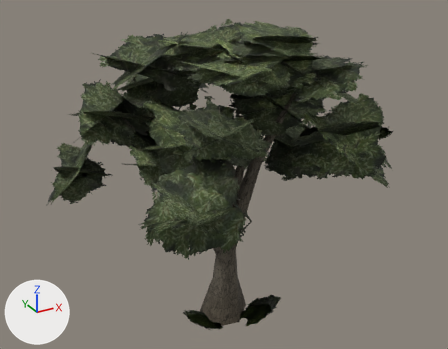
Before and after pictures for a commit that changed the glTF model assets/trees/white-willow.glb.
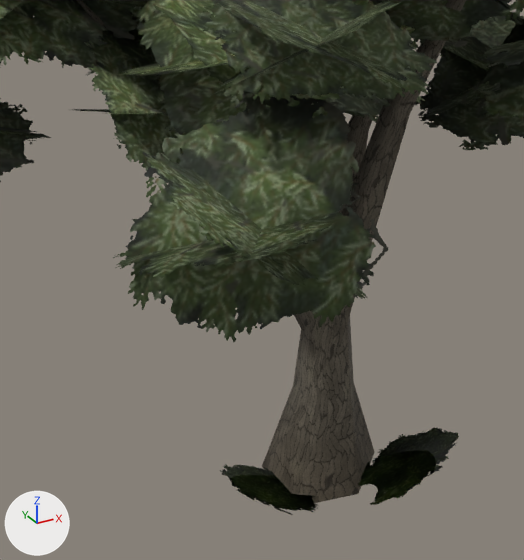
There are two pictures of each version: one whole from a 50 mm lens placed at (-5.85, -10.68, 8.86), pointed at (0.17, 0.27, 3.39), one close up on the part from 21% to 69% of the width and 34% to 100% of the height. Arrows for +X, +Y and +Z are at lower left; the lights stay in place. The older version's two pictures come first. Vertices at exactly the same position are counted once.

Script lines for the objects in view, before the commit:
```python
ob_white_willow_foliage = bpy.data.objects.new('white_willow_foliage', me_white_willow_foliage)
ob_white_willow_foliage.location = (0.0, 0.0, 0.0)
ob_white_willow_wood = bpy.data.objects.new('white_willow_wood', me_white_willow_wood)
ob_white_willow_wood.location = (0.0, 0.0, 0.0)
```
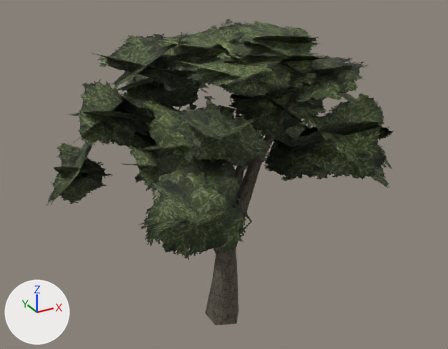
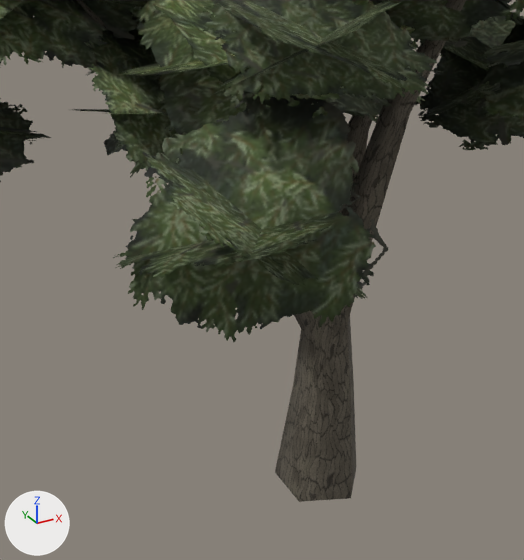
Location of each change, (x1, y1, x2, y2) in pixels of the close-ups (524 x 560 px; the box of a moved part takes in the faces that stretch with it):
'white_willow_foliage', reshaped: before (0, 0, 524, 515); after (0, 0, 524, 342)
'white_willow_wood', reshaped: before (76, 0, 466, 503); after (76, 0, 466, 502)
part 1 of me_white_willow_wood, moved or reshaped: before (262, 382, 374, 503); after (275, 382, 356, 502)
part 3 of me_white_willow_foliage, moved or reshaped: before (220, 427, 459, 515); after (104, 70, 443, 178)

What changed in the scene script:
```text
Change mat_white_willow_bark:
    remove n3 = _N.new('ShaderNodeMix'); n3.name = 'Mix.001'
    remove n3.data_type = 'RGBA'
    remove n3.blend_type = 'MULTIPLY'
    remove n3.inputs[0].default_value = 1.0  # 'Factor'
    remove n4 = _N.new('ShaderNodeVertexColor'); n4.name = 'Color Attribute'
    where n2 = _N.new('ShaderNodeMix'); n2.name = 'Mix'
    where n5 = _N.new('ShaderNodeTexImage'); n5.name = 'Image Texture'
    remove _L.new(n3.outputs[2], n2.inputs[6])  # 'Result' to 'A'
    remove _L.new(n4.outputs[0], n3.inputs[7])  # 'Color' to 'B'
    remove _L.new(n5.outputs[0], n3.inputs[6])  # 'Color' to 'A'
    add _L.new(n5.outputs[0], n2.inputs[6])  # 'Color' to 'A'
Change me_white_willow_wood:
    used by ob_white_willow_wood; location = (0.0, 0.0, 0.0)
    remove me_white_willow_wood.from_pydata(...)  # 51 vertices, 65 faces; spans x -1.99..1.69, y -1.47..2.03, z -0.04..5.87
    add me_white_willow_wood.from_pydata(...)  # 51 vertices, 65 faces; spans x -1.99..1.69, y -1.47..2.03, z -0.15..5.87
    me_white_willow_wood part 1
    me_white_willow_wood.vertices[0].co: (0.64, 0.0, -0.04) -> (0.43, 0.0, -0.15)  # pixel (374, 452) -> pixel (356, 467)
    me_white_willow_wood.vertices[1].co: (0.18, 0.56, -0.03) -> (0.13, 0.41, -0.12)
    me_white_willow_wood.vertices[2].co: (-0.45, 0.33, -0.03) -> (-0.35, 0.25, -0.09)  # pixel (261, 466) -> pixel (274, 472)
    me_white_willow_wood.vertices[3].co: (-0.53, -0.39, -0.03) -> (-0.35, -0.25, -0.11)  # pixel (288, 509) -> pixel (299, 501)
    me_white_willow_wood.vertices[4].co: (0.16, -0.5, -0.04) -> (0.13, -0.41, -0.14)  # pixel (358, 493) -> pixel (350, 498)
    me_white_willow_wood.vertices[5].co: (0.64, 0.0, -0.04) -> (0.43, 0.0, -0.15)  # pixel (374, 452) -> pixel (356, 467)
    me_white_willow_wood part 2: vertex colours changed
Change me_white_willow_foliage:
    used by ob_white_willow_foliage; location = (0.0, 0.0, 0.0)
    remove me_white_willow_foliage.from_pydata(...)  # 264 vertices, 132 faces; spans x -3.79..3.85, y -3.49..4.09, z 0.01..6.76
    add me_white_willow_foliage.from_pydata(...)  # 264 vertices, 132 faces; spans x -3.79..3.85, y -3.49..4.09, z 2.67..6.76
    me_white_willow_foliage part 3
    me_white_willow_foliage.vertices[108].co: (-0.47, 0.43, 0.01) -> (-1.61, 1.17, 3.59)
    me_white_willow_foliage.vertices[109].co: (-0.11, -0.66, 0.01) -> (-2.11, -0.72, 3.6)
    me_white_willow_foliage.vertices[110].co: (-0.79, -0.89, 0.26) -> (-0.94, -1.03, 4.46)
    me_white_willow_foliage.vertices[111].co: (-1.15, 0.21, 0.26) -> (-0.46, 0.87, 4.49)
    me_white_willow_foliage.vertices[168].co: (-0.18, -0.6, 0.01) -> (1.92, 0.74, 3.46)
    me_white_willow_foliage.vertices[169].co: (0.98, 0.19, 0.01) -> (0.49, 2.01, 3.46)
    me_white_willow_foliage.vertices[170].co: (1.46, -0.51, 0.34) -> (-0.54, 0.85, 4.12)
    me_white_willow_foliage.vertices[171].co: (0.3, -1.3, 0.34) -> (0.9, -0.41, 4.16)
```
